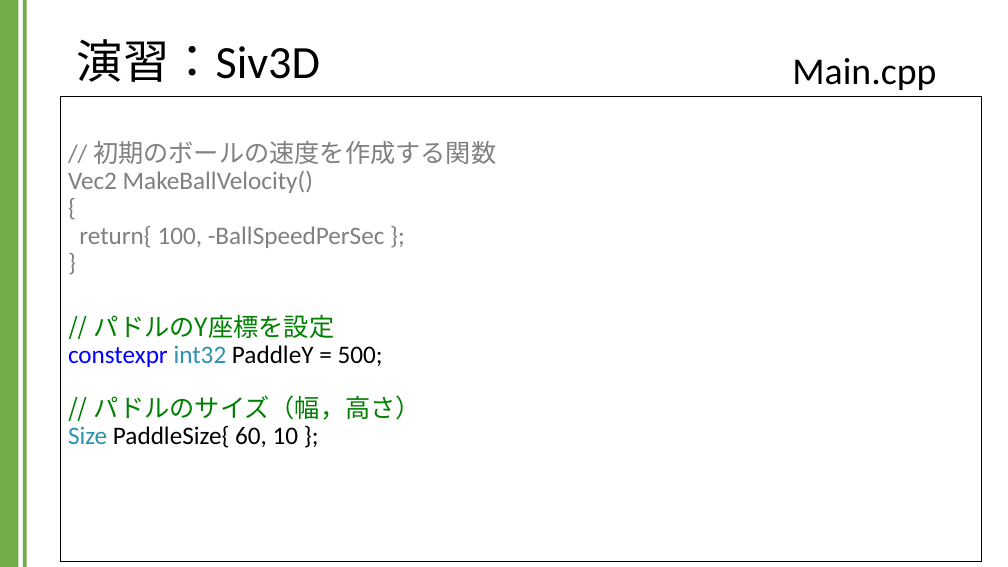
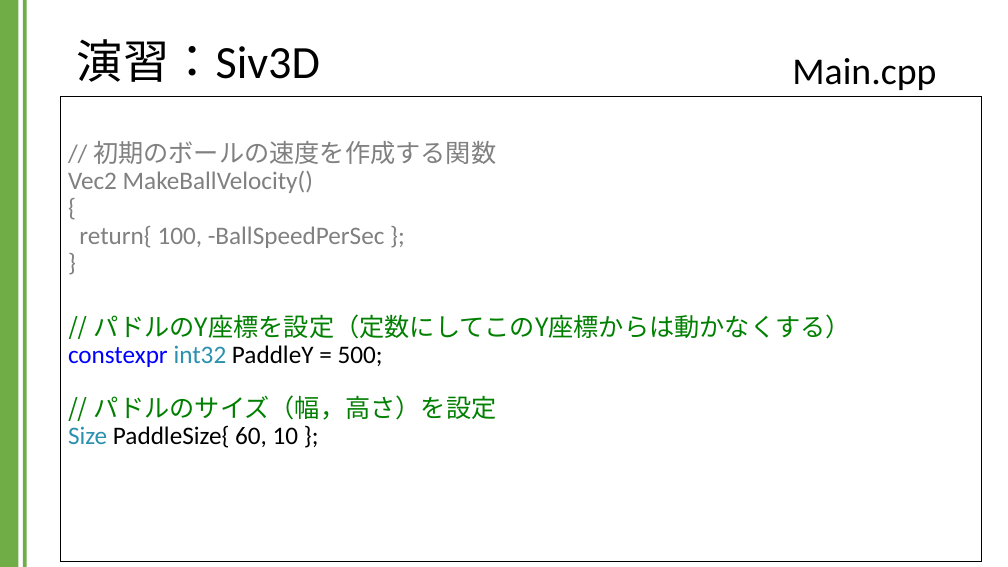
Before and after one commit to kic-murata/cpp2024, a slide deck: slide 31 of 授業資料/演習課題：Siv3D.pptx (slide 24 before the commit). Drawn at 1008x567 pixels with LibreOffice and Linux fonts; fonts in the diff are those of the drawing; background and template pictures are left out. Boxes give left, top, right and bottom in pixels: in the first picture for what was removed or moved away, otherwise in the second. Text is boxed around its words. In the diff, an @@ line names an element or a change of style, - is before the commit and + after.

```diff
--- a/授業資料/演習課題：Siv3D.pptx
+++ b/授業資料/演習課題：Siv3D.pptx
@@ text in rectangle at box(68, 314, 851, 448): text changed; font Calibri to Noto Sans CJK JP; text colour #000000 to #008000 @@
-// パドルのY座標を設定
-constexpr int32 PaddleY = 500;
-// パドルのサイズ（幅，高さ）
-Size PaddleSize{ 60, 10 };
+// パドルのY座標を設定（定数にしてこのY座標からは動かなくする）
+constexpr int32 PaddleY = 500;
+// パドルのサイズ（幅，高さ）を設定
+Size PaddleSize{ 60, 10 };
```
Also in this commit, not shown: 13 other slides changed, 7 slides added.
